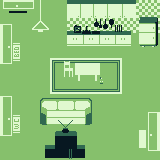
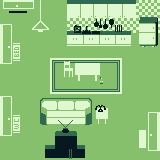
Layer changes from the first 160×160 image to the second:
added layer "Layer 5" in group "그룹 3" over bbox(95, 105, 106, 112)
painted on "레이어 17" over bbox(96, 108, 108, 124)
